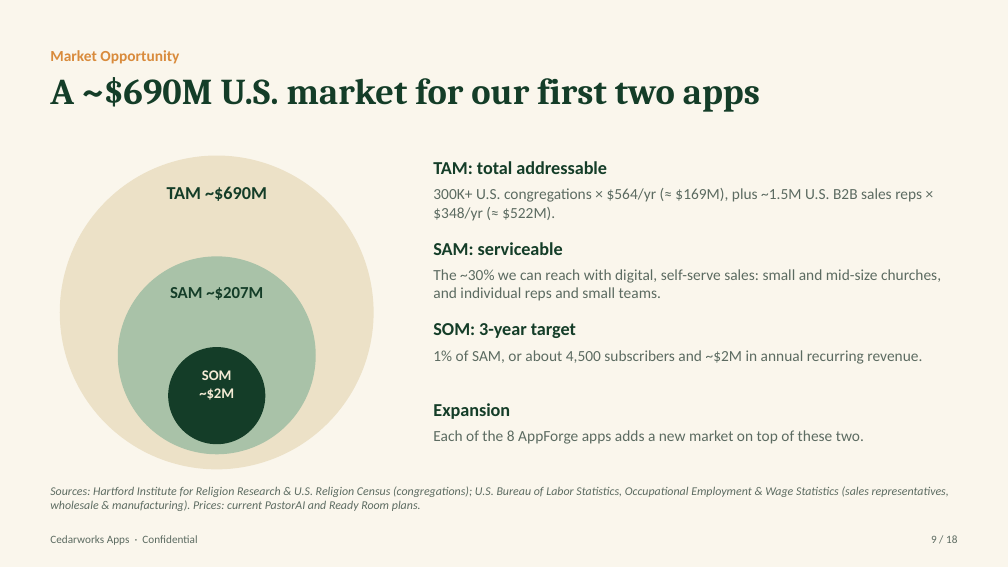
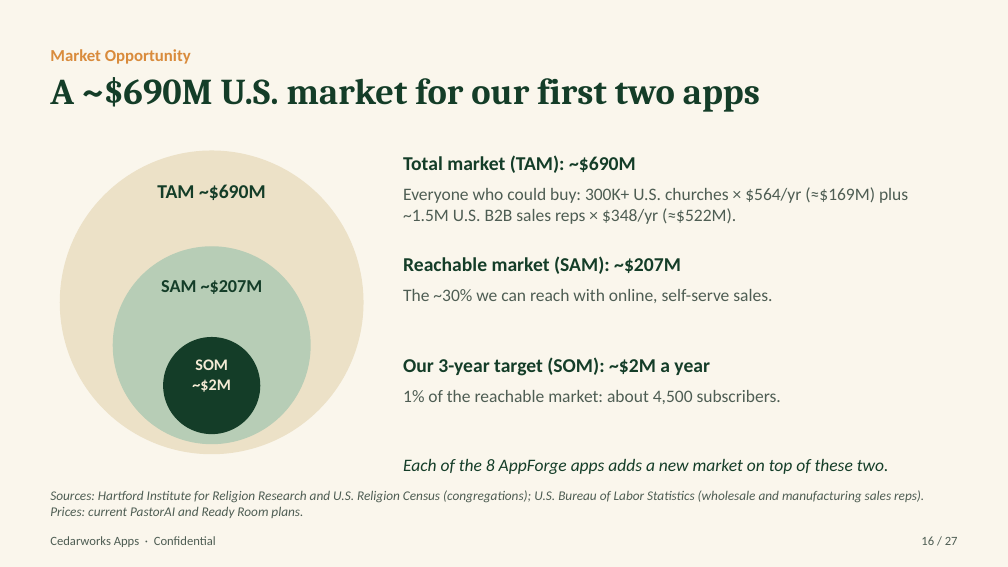
Before and after one commit to Pastorai1/Cedarworksapps, a slide deck: slide 16 of pitch-deck/Cedarworks-Apps-Pitch-Deck.pptx (slide 9 before the commit). Drawn at 1008x567 pixels with LibreOffice and Linux fonts; fonts in the diff are those of the drawing. Boxes give left, top, right and bottom in pixels: in the first picture for what was removed or moved away, otherwise in the second. Text is boxed around its words. In the diff, an @@ line names an element or a change of style, - is before the commit and + after.

```diff
--- a/pitch-deck/Cedarworks-Apps-Pitch-Deck.pptx
+++ b/pitch-deck/Cedarworks-Apps-Pitch-Deck.pptx
@@ text "Market Opportunity" at [50, 49, 191, 64]: size 11 to 12 pt @@
@@ text "TAM ~$690M" at [157, 184, 266, 200]: size 13 to 14 pt @@
@@ ellipse: place and size @@
-ellipse at [60, 156, 373, 469]
+ellipse at [60, 151, 363, 454]
@@ text at [403, 155, 636, 173]: text changed; size 13 to 14 pt @@
-TAM: total addressable
+Total market (TAM): ~$690M
@@ text at [403, 187, 908, 224]: text changed; size 11 to 12.5 pt; text colour #5C6B61 to #4E5D53 @@
-300K+ U.S. congregations × $564/yr (≈ $169M), plus ~1.5M U.S. B2B sales reps × $348/yr (≈ $522M).
+Everyone who could buy: 300K+ U.S. churches × $564/yr (≈$169M) plus ~1.5M U.S. B2B sales reps × $348/yr (≈$522M).
@@ 2 texts, 2 ellipses: place and size @@
-2 texts, 2 ellipses at [119, 257, 316, 454]
+2 texts, 2 ellipses at [113, 247, 309, 444]
@@ ellipse at [113, 247, 309, 444]: fill #A9C2A8 to #B7CDB6; outline #A9C2A8 1 pt to #B7CDB6 1 pt @@
@@ text at [403, 256, 681, 274]: text changed; size 13 to 14 pt @@
-SAM: serviceable
+Reachable market (SAM): ~$207M
@@ text "SAM ~$207M" at [161, 280, 263, 294]: size 12 to 13 pt @@
@@ text at [403, 289, 772, 303]: text changed; size 11 to 12.5 pt; text colour #5C6B61 to #4E5D53 @@
-The ~30% we can reach with digital, self-serve sales: small and mid-size churches, and individual reps and small teams.
+The ~30% we can reach with online, self-serve sales.
@@ text "SOM" at [192, 359, 230, 392]: size 10.5 to 11.5 pt @@
@@ text at [403, 357, 710, 376]: text changed; size 13 to 14 pt @@
-SOM: 3-year target
+Our 3-year target (SOM): ~$2M a year
@@ text at [403, 390, 781, 404]: text changed; size 11 to 12.5 pt; text colour #5C6B61 to #4E5D53 @@
-1% of SAM, or about 4,500 subscribers and ~$2M in annual recurring revenue.
+1% of the reachable market: about 4,500 subscribers.
@@ text removed at [433, 403, 510, 419] @@
-Expansion
@@ text "Each of the 8 AppForge ...": place and size @@
-text "Each of the 8 AppForge ..." at [433, 430, 864, 444]
+text "Each of the 8 AppForge ..." at [403, 459, 889, 474]
@@ text "Each of the 8 AppForge ..." at [403, 459, 889, 474]: size 11 to 12.5 pt, text colour #5C6B61 to #143D28, italic on @@
@@ text at [50, 490, 924, 518]: text changed; size 8.5 to 9.5 pt; text colour #5C6B61 to #4E5D53 @@
-Sources: Hartford Institute for Religion Research & U.S. Religion Census (congregations); U.S. Bureau of Labor Statistics, Occupational Employment & Wage Statistics (sales representatives, wholesale & manufacturing). Prices: current PastorAI and Ready Room plans.
+Sources: Hartford Institute for Religion Research and U.S. Religion Census (congregations); U.S. Bureau of Labor Statistics (wholesale and manufacturing sales reps). Prices: current PastorAI and Ready Room plans.
@@ text "Cedarworks Apps · Confidential" at [50, 536, 216, 547]: size 8 to 9 pt, text colour #5C6B61 to #4E5D53 @@
@@ text added at [921, 536, 958, 545], 9 pt, text #4E5D53 @@
+16 / 27
@@ text removed at [931, 535, 957, 543] @@
-9 / 18
```
Also in this commit, not shown: 12 other slides changed, 14 slides added, 5 slides removed, 15 other files.
